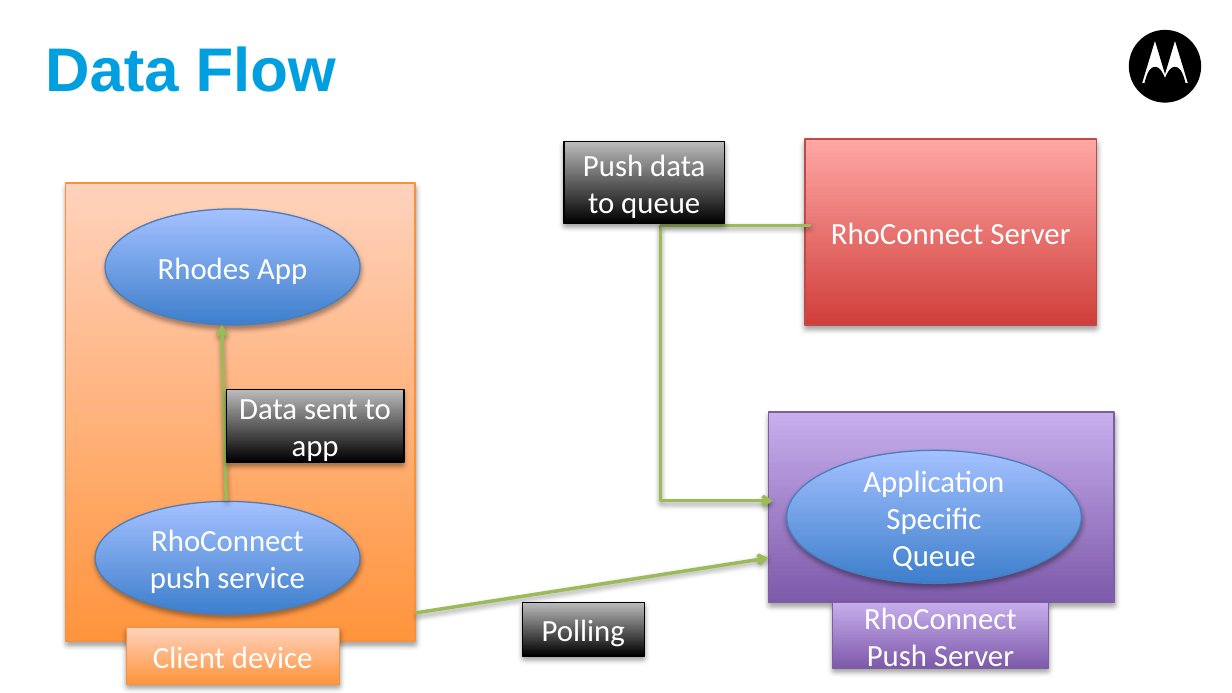
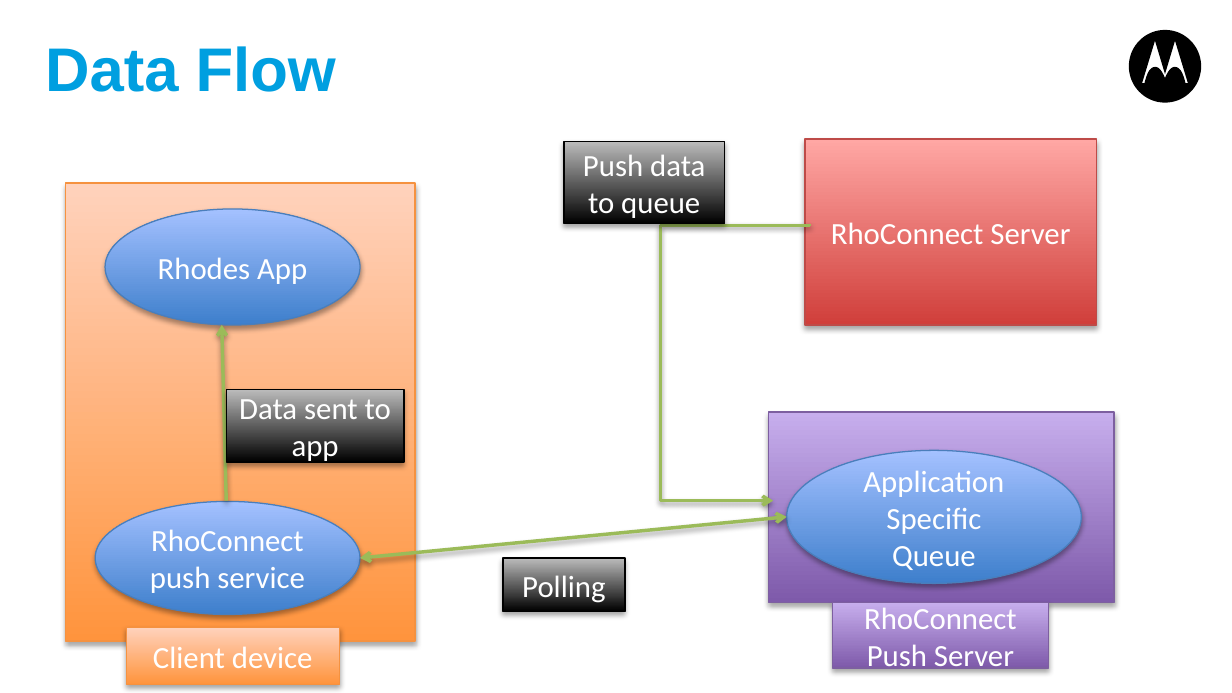
Before and after one commit to shurab/Rhoconnect-Push-Demo, a slide deck: slide 5 of RhoConnect-Push.pptx. Drawn at 1232x693 pixels with LibreOffice and Linux fonts; fonts in the diff are those of the drawing. Boxes give left, top, right and bottom in pixels: in the first picture for what was removed or moved away, otherwise in the second. Text is boxed around its words. In the diff, an @@ line names an element or a change of style, - is before the commit and + after.

Commit message:
Update data flow slide

```diff
--- a/RhoConnect-Push.pptx
+++ b/RhoConnect-Push.pptx
@@ arrow moved from (415, 614) - (769, 558) to (787, 517) - (360, 558) @@
@@ arrow (787, 517) - (360, 558): arrow to double arrow @@
@@ rectangle "Polling" moved from (x1=522, y1=602, x2=644, y2=655) to (x1=503, y1=558, x2=625, y2=611) @@
```
